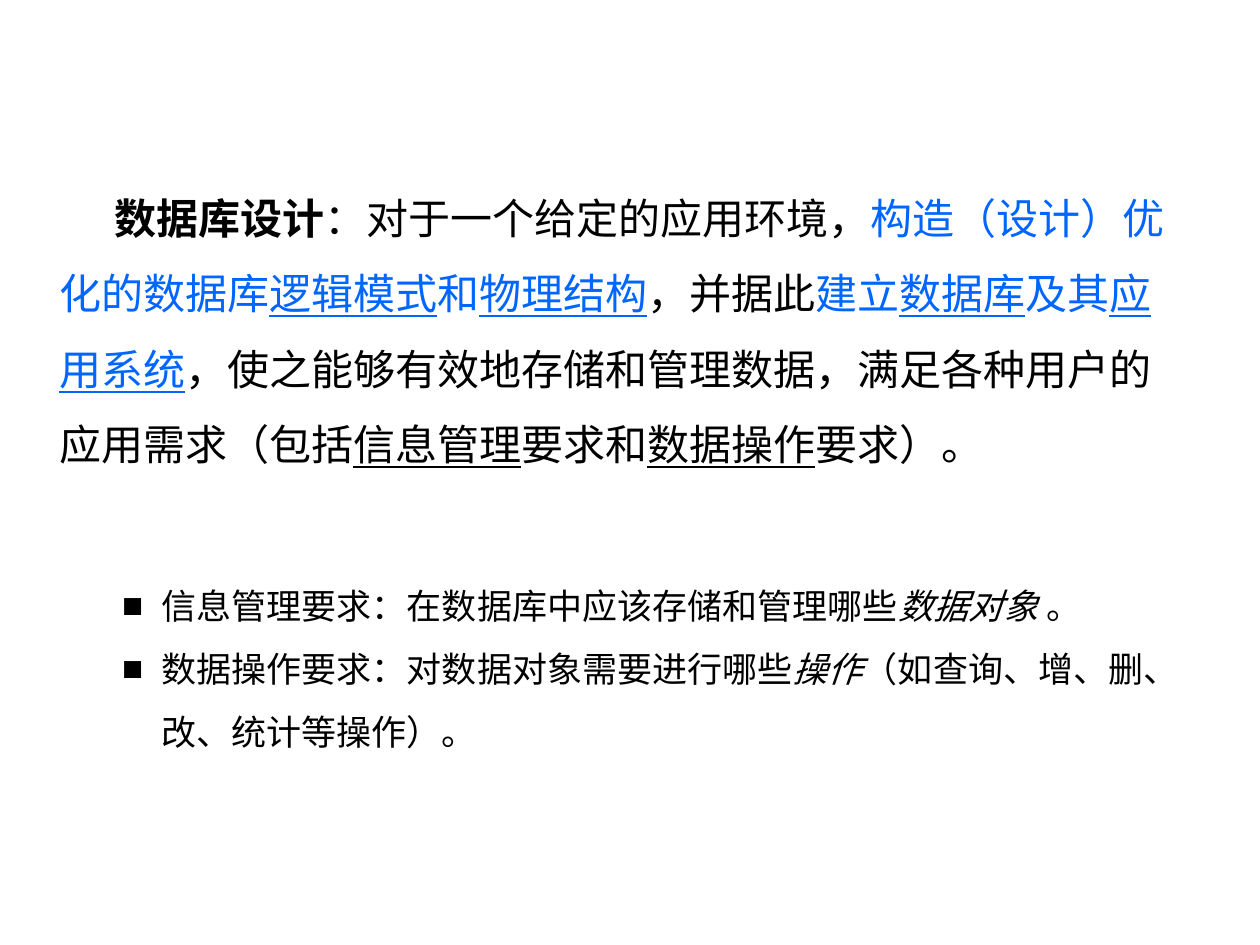
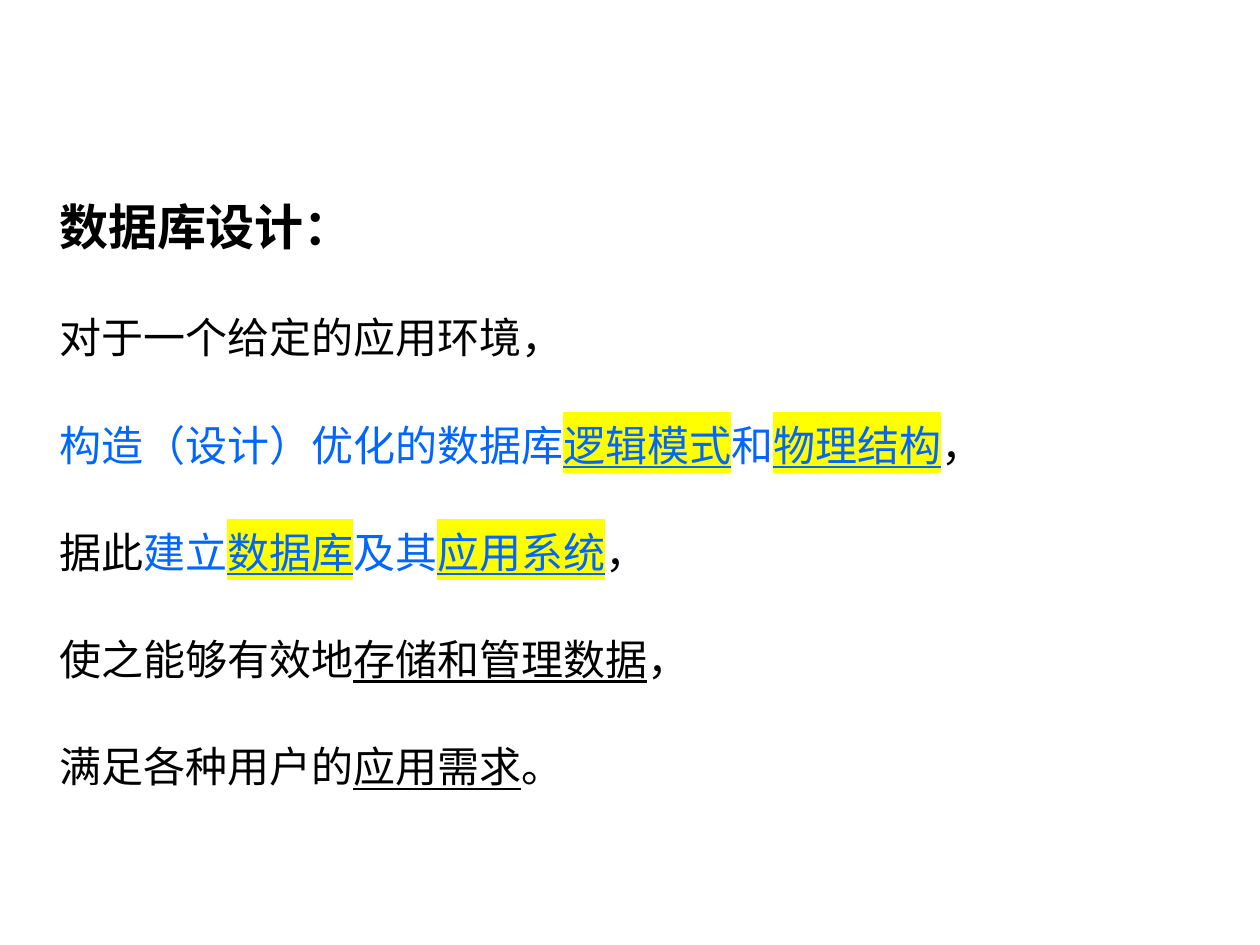
Before and after one commit to HBU/DataBase, a slide deck: slide 3 of PPT/PPT2020/DB第07章（1）.pptx. Drawn at 1260x945 pixels with LibreOffice and Linux fonts; fonts in the diff are those of the drawing; background and template pictures are left out. Boxes give left, top, right and bottom in pixels: in the first picture for what was removed or moved away, otherwise in the second. Text is boxed around its words. In the diff, an @@ line names an element or a change of style, - is before the commit and + after.

Commit message:
PPT update

```diff
--- a/PPT/PPT2020/DB第07章（1）.pptx
+++ b/PPT/PPT2020/DB第07章（1）.pptx
@@ text at (59,317,983,790): text changed @@
-数据库设计：对于一个给定的应用环境，构造（设计）优化的数据库逻辑模式和物理结构，并据此建立数据库及其应用系统，使之能够有效地存储和管理数据，满足各种用户的应用需求（包括信息管理要求和数据操作要求）。
-  ■ 信息管理要求：在数据库中应该存储和管理哪些数据对象 。
-  ■ 数据操作要求：对数据对象需要进行哪些操作（如查询、增、删、改、统计等操作）。
+数据库设计：
+对于一个给定的应用环境，
+构造（设计）优化的数据库逻辑模式和物理结构，
+据此建立数据库及其应用系统，
+使之能够有效地存储和管理数据，
+满足各种用户的应用需求。
```
Also in this commit, not shown: 15 other slides changed, 10 other files.
